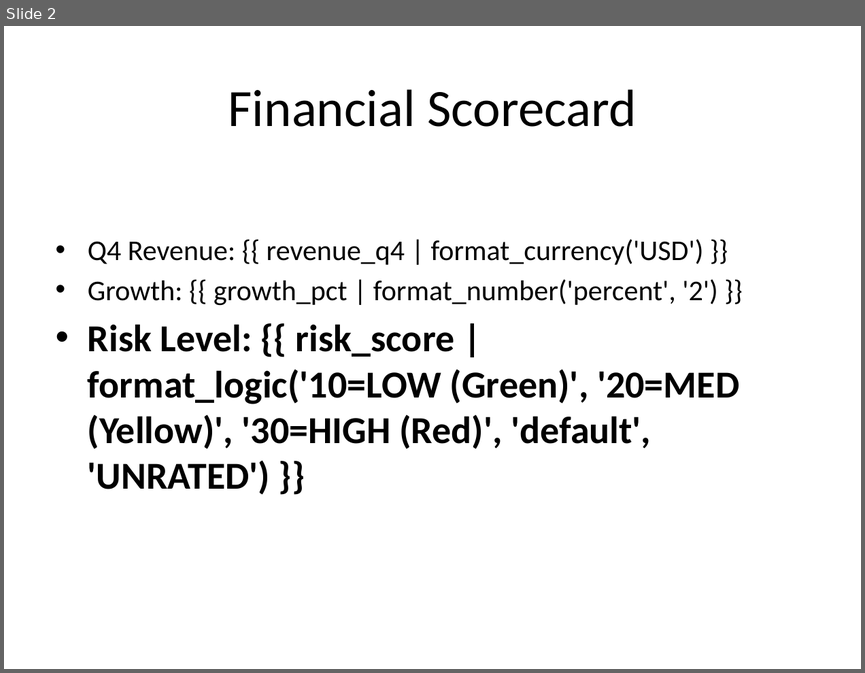
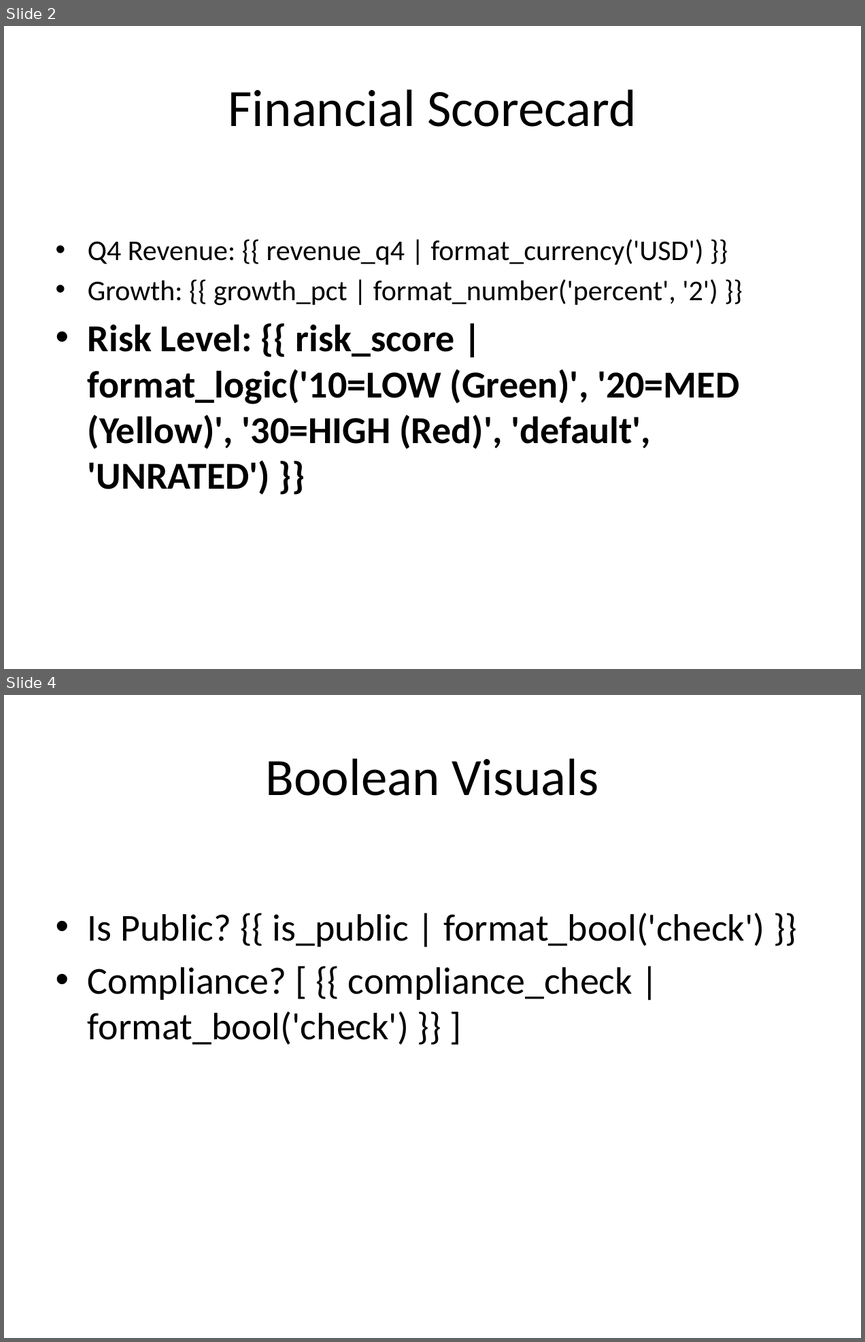
Before and after one commit to rubensbraz/LogicPaper, a slide deck: data/mock_data/template_presentation.pptx. Shown one above the other, each under a label of ours: slide 2 before the commit, slides 2 and 4 after it; the slides between them are not shown. The pictures are 865x673 and 865x1342 pixels, drawn with LibreOffice and Linux fonts; fonts in the diff are those of the drawing. Boxes give left, top, right and bottom in pixels: in the first picture for what was removed or moved away, otherwise in the second. Text is boxed around its words. In the diff, an @@ line names an element or a change of style, - is before the commit and + after.

Commit message:
feat: full synchronization of formatting strategies, documentation and templates

```diff
--- a/data/mock_data/template_presentation.pptx
+++ b/data/mock_data/template_presentation.pptx
@@ slide 4 added at bbox=[4, 695, 861, 1338], background #FFFFFF @@
@@ title added at bbox=[266, 758, 598, 796], 44 pt, text #000000 @@
+Boolean Visuals
@@ text added at bbox=[88, 913, 764, 1045], 32 pt, text #000000 @@
+• Is Public? {{ is_public | format_bool('check') }}
+• Compliance? [ {{ compliance_check | format_bool('check') }} ]
```
Also in this commit, not shown: 1 other slide added, 21 other files.
